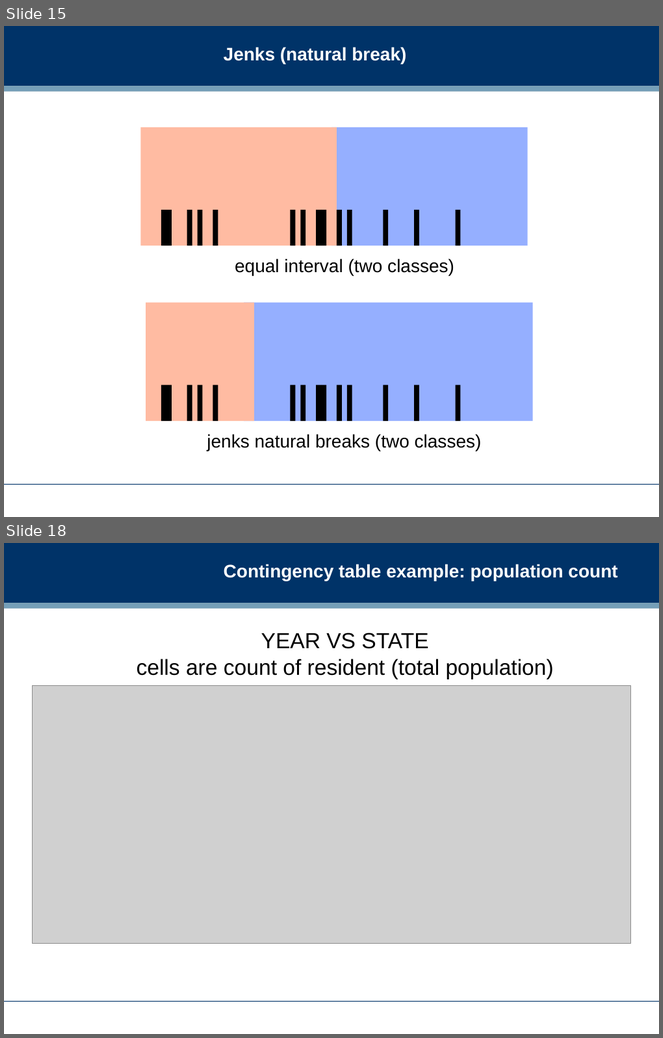
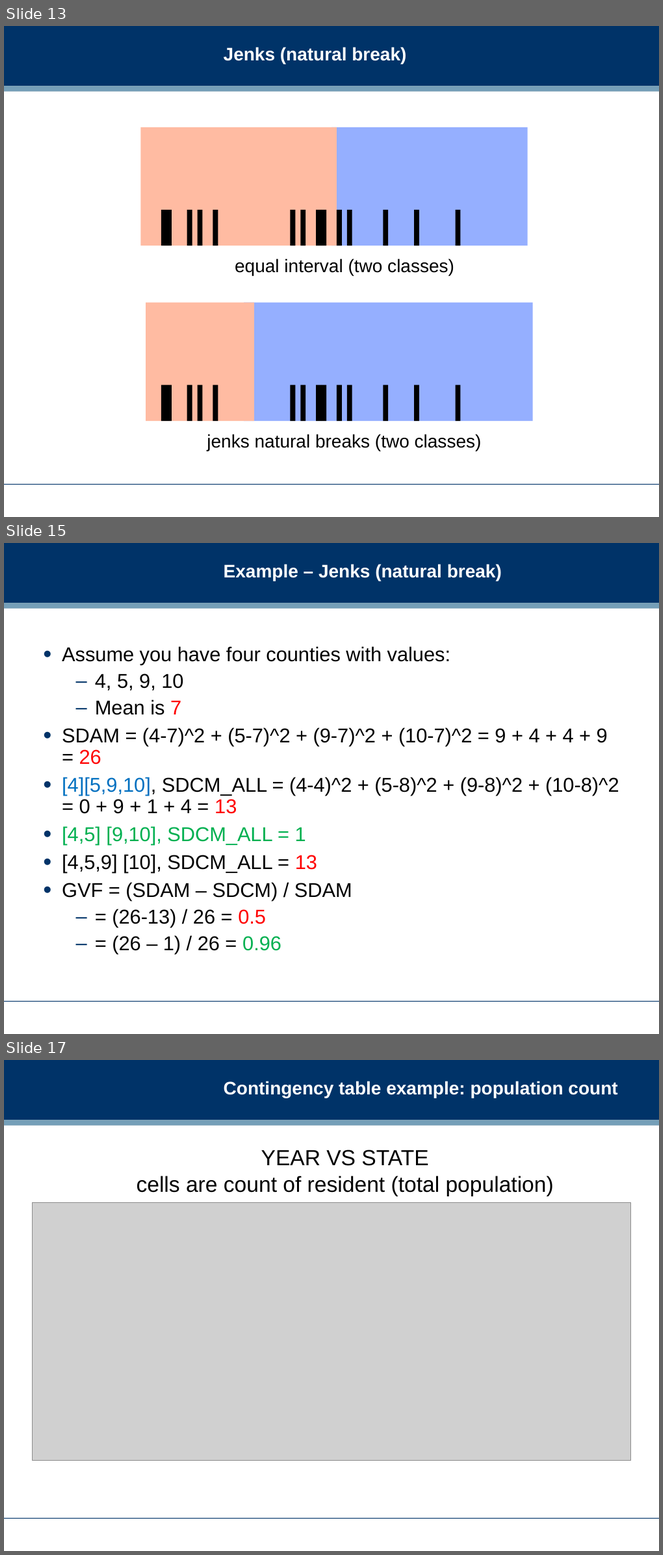
Before and after one commit to dreamind/ix, a slide deck: lectures/making-sense-data/bivariate-analysis.ppt. Shown one above the other, each under a label of ours: slides 15 and 18 before the commit, slides 13, 15 and 17 after it; the slides between them are not shown. The pictures are 663x1038 and 663x1555 pixels, drawn with LibreOffice and Linux fonts; fonts in the diff are those of the drawing; grey boxes stand for pictures; background and template pictures are left out. Boxes give left, top, right and bottom in pixels: in the first picture for what was removed or moved away, otherwise in the second. Text is boxed around its words. In the diff, an @@ line names an element or a change of style, - is before the commit and + after.

```diff
--- a/lectures/making-sense-data/bivariate-analysis.ppt
+++ b/lectures/making-sense-data/bivariate-analysis.ppt
@@ slide 15 added at (4, 543, 659, 1034), background #FFFFFF; not listed: 3 template elements that a slide beside it also shows @@
@@ title added at (224, 564, 502, 581), 20 pt, text #FFFFFF, bold @@
+Example – Jenks (natural break)
@@ text added at (62, 646, 619, 954), 22 pt, text #000000 @@
+• Assume you have four counties with values:
+  – 4, 5, 9, 10
+  – Mean is 7
+• SDAM = (4-7)^2 + (5-7)^2 + (9-7)^2 + (10-7)^2 = 9 + 4 + 4 + 9 = 26
+• [4][5,9,10], SDCM_ALL = (4-4)^2 + (5-8)^2 + (9-8)^2 + (10-8)^2 = 0 + 9 + 1 + 4 = 13
+• [4,5] [9,10], SDCM_ALL = 1
+• [4,5,9] [10], SDCM_ALL = 13
+• GVF = (SDAM – SDCM) / SDAM
+  – = (26-13) / 26 = 0.5
+  – = (26 – 1) / 26 = 0.96
@@ what was slide 15 is now slide 13 @@
@@ what was slide 18 is now slide 17 @@
```
Also in this commit, not shown: 8 slides changed, 2 other slides added, 4 slides removed, 8 other files.
